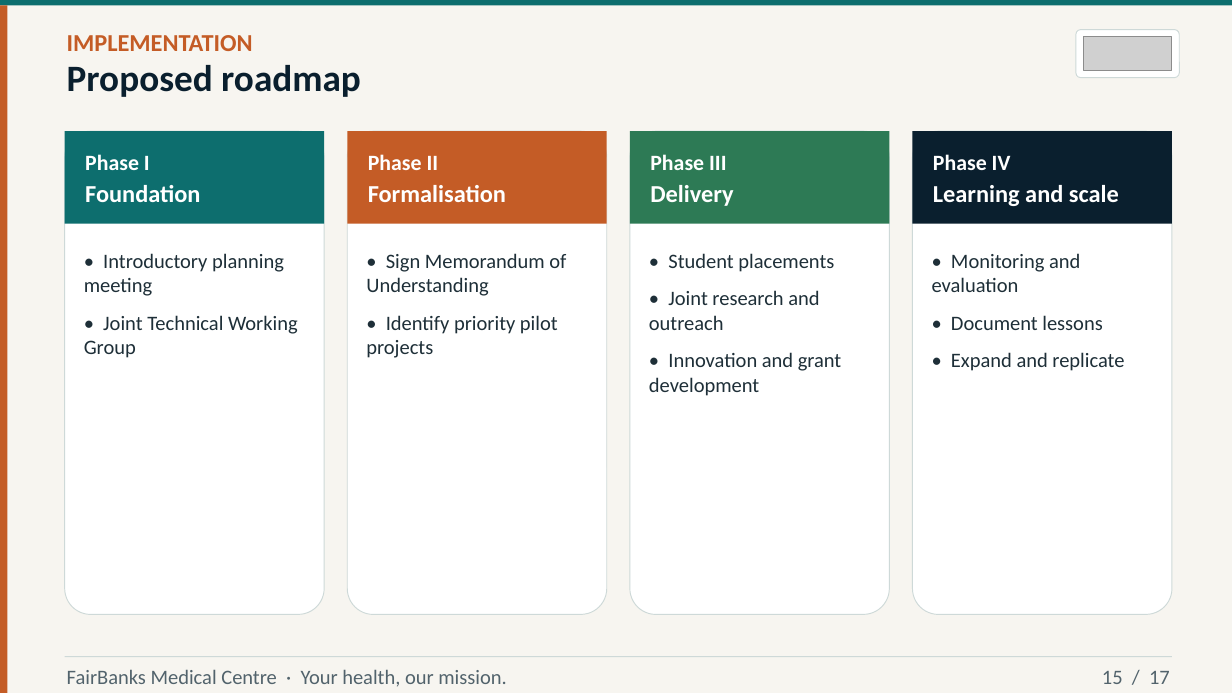
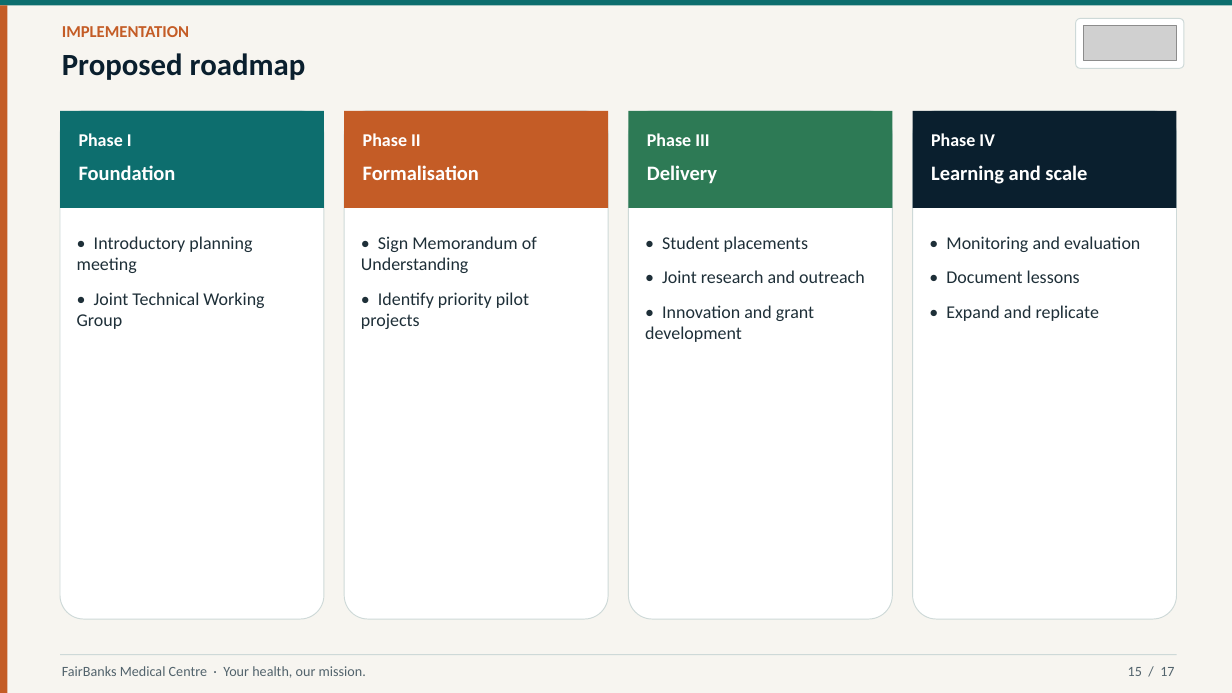
Before and after one commit to WASSWA2624/fairbanks, a slide deck: slide 15 of victoria/documents/victoria_ppt.pptx. Drawn at 1232x693 pixels with LibreOffice and Linux fonts; fonts in the diff are those of the drawing; grey boxes stand for pictures. Boxes give left, top, right and bottom in pixels: in the first picture for what was removed or moved away, otherwise in the second. Text is boxed around its words. In the diff, an @@ line names an element or a change of style, - is before the commit and + after.

Commit message:
Refine Victoria University partnership proposal script and PowerPoint presentation. Updated layout dimensions, improved text formatting, and clarified branding details. Adjusted spacing and margins for better readability, and revised function names for consistency. Enhanced error messages for missing assets.

```diff
--- a/victoria/documents/victoria_ppt.pptx
+++ b/victoria/documents/victoria_ppt.pptx
@@ text "IMPLEMENTATION" at <box>62,26,189,37</box>: size 19 to 13 pt @@
@@ proportions changed in 5 elements at <box>345,111,609,619</box>, <box>628,111,893,619</box>, <box>60,111,324,619</box>, <box>913,111,1177,619</box>, <box>1076,18,1184,68</box> @@
@@ rounded rectangle: place and size @@
-rounded rectangle at <box>1076,30,1179,78</box>
+rounded rectangle at <box>1076,18,1184,68</box>
@@ picture: place and size @@
-picture at <box>1083,37,1172,70</box>
+picture at <box>1083,26,1177,61</box>
@@ text "Proposed roadmap": place and size @@
-text "Proposed roadmap" at <box>67,65,361,97</box>
+text "Proposed roadmap" at <box>62,53,306,80</box>
@@ text "Proposed roadmap" at <box>62,53,306,80</box>: size 29 to 24 pt @@
@@ rounded rectangle: place and size @@
-rounded rectangle at <box>65,131,324,615</box>
+rounded rectangle at <box>60,111,324,619</box>
@@ rectangle: place and size @@
-rectangle at <box>65,131,324,224</box>
+rectangle at <box>60,111,324,208</box>
@@ rounded rectangle: place and size @@
-rounded rectangle at <box>348,131,607,615</box>
+rounded rectangle at <box>345,111,609,619</box>
@@ rectangle: place and size @@
-rectangle at <box>348,131,607,224</box>
+rectangle at <box>345,111,609,208</box>
@@ rounded rectangle: place and size @@
-rounded rectangle at <box>630,131,890,615</box>
+rounded rectangle at <box>628,111,893,619</box>
@@ rectangle: place and size @@
-rectangle at <box>630,131,890,224</box>
+rectangle at <box>628,111,893,208</box>
@@ rounded rectangle: place and size @@
-rounded rectangle at <box>912,131,1172,615</box>
+rounded rectangle at <box>913,111,1177,619</box>
@@ rectangle: place and size @@
-rectangle at <box>912,131,1172,224</box>
+rectangle at <box>913,111,1177,208</box>
@@ text "Phase I": place and size @@
-text "Phase I" at <box>85,154,150,170</box>
+text "Phase I" at <box>79,133,132,146</box>
@@ text "Phase II": place and size @@
-text "Phase II" at <box>368,154,439,170</box>
+text "Phase II" at <box>363,133,421,146</box>
@@ text "Phase III": place and size @@
-text "Phase III" at <box>650,154,726,170</box>
+text "Phase III" at <box>647,133,709,146</box>
@@ size 17 to 14 pt in 4 elements at <box>363,133,421,146</box>, <box>647,133,709,146</box>, <box>79,133,132,146</box>, <box>931,133,994,146</box> @@
@@ text "Phase IV": place and size @@
-text "Phase IV" at <box>933,154,1011,170</box>
+text "Phase IV" at <box>931,133,994,146</box>
@@ text "Foundation": place and size @@
-text "Foundation" at <box>85,185,200,202</box>
+text "Foundation" at <box>79,165,176,180</box>
@@ text "Formalisation": place and size @@
-text "Formalisation" at <box>368,185,506,202</box>
+text "Formalisation" at <box>363,165,479,180</box>
@@ text "Delivery": place and size @@
-text "Delivery" at <box>650,185,733,206</box>
+text "Delivery" at <box>647,165,717,184</box>
@@ size 19 to 16 pt in 4 elements at <box>363,165,479,180</box>, <box>647,165,717,184</box>, <box>79,165,176,180</box>, <box>931,165,1087,184</box> @@
@@ text "Learning and scale": place and size @@
-text "Learning and scale" at <box>933,185,1119,206</box>
+text "Learning and scale" at <box>931,165,1087,184</box>
@@ text "• Introductory planning meeting": place and size @@
-text "• Introductory planning meeting" at <box>84,253,298,358</box>
+text "• Introductory planning meeting" at <box>77,236,264,329</box>
@@ text "• Sign Memorandum of Understanding": place and size @@
-text "• Sign Memorandum of Understanding" at <box>366,253,566,358</box>
+text "• Sign Memorandum of Understanding" at <box>361,236,537,329</box>
@@ text "• Student placements": place and size @@
-text "• Student placements" at <box>649,253,842,396</box>
+text "• Student placements" at <box>645,236,865,342</box>
@@ size 16 to 14 pt in 4 elements at <box>361,236,537,329</box>, <box>645,236,865,342</box>, <box>77,236,264,329</box>, <box>946,236,1140,321</box> @@
@@ text "• Monitoring and evaluation": place and size @@
-text "• Monitoring and evaluation" at <box>932,253,1124,371</box>
+text "• Monitoring and evaluation" at <box>946,236,1140,321</box>
@@ rectangle: place and size @@
-rectangle at <box>65,656,1172,657</box>
+rectangle at <box>60,654,1177,655</box>
@@ text "FairBanks Medical Centre · Your ..." at <box>62,666,366,678</box>: size 16 to 11 pt @@
@@ text "15 / 17" at <box>1128,667,1174,676</box>: size 16 to 11 pt @@
@@ text "15 / 17": place and size @@
-text "15 / 17" at <box>1102,671,1170,684</box>
+text "15 / 17" at <box>1128,667,1174,676</box>
```
Also in this commit, not shown: 16 other slides changed, 1 other file.
